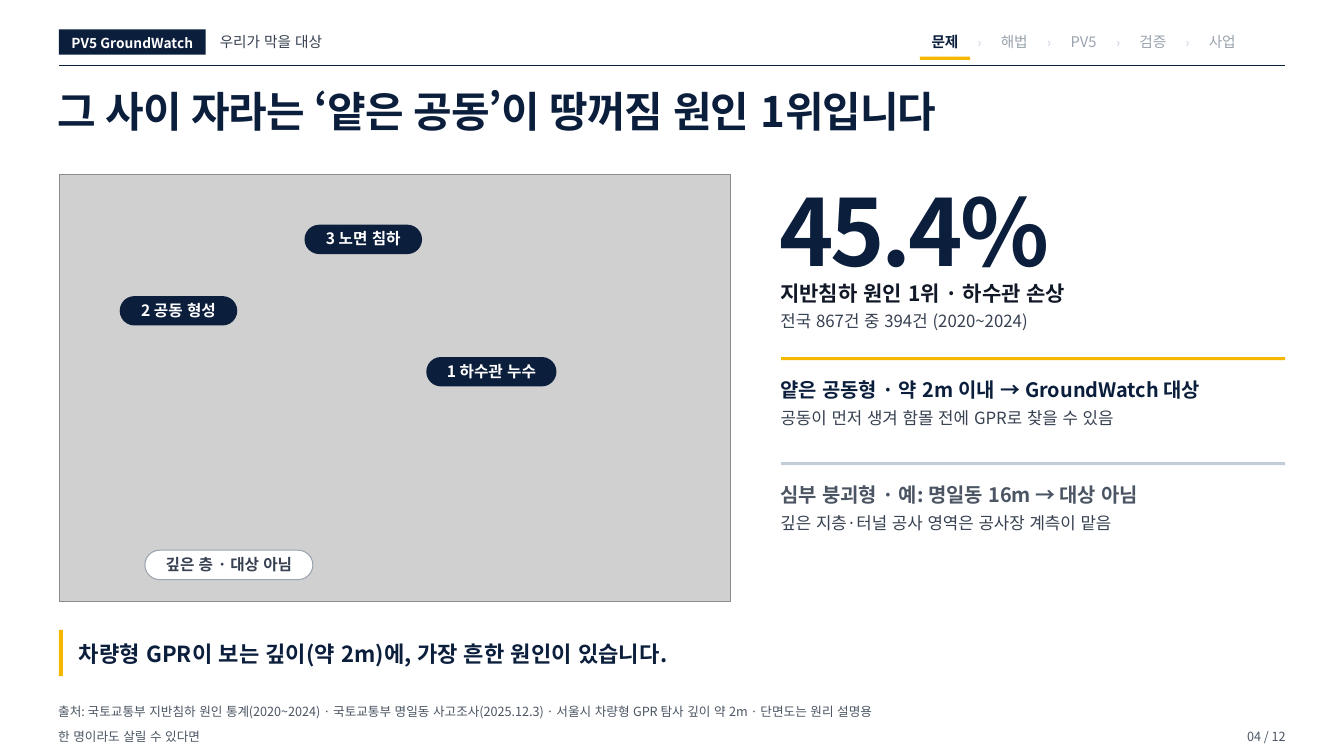
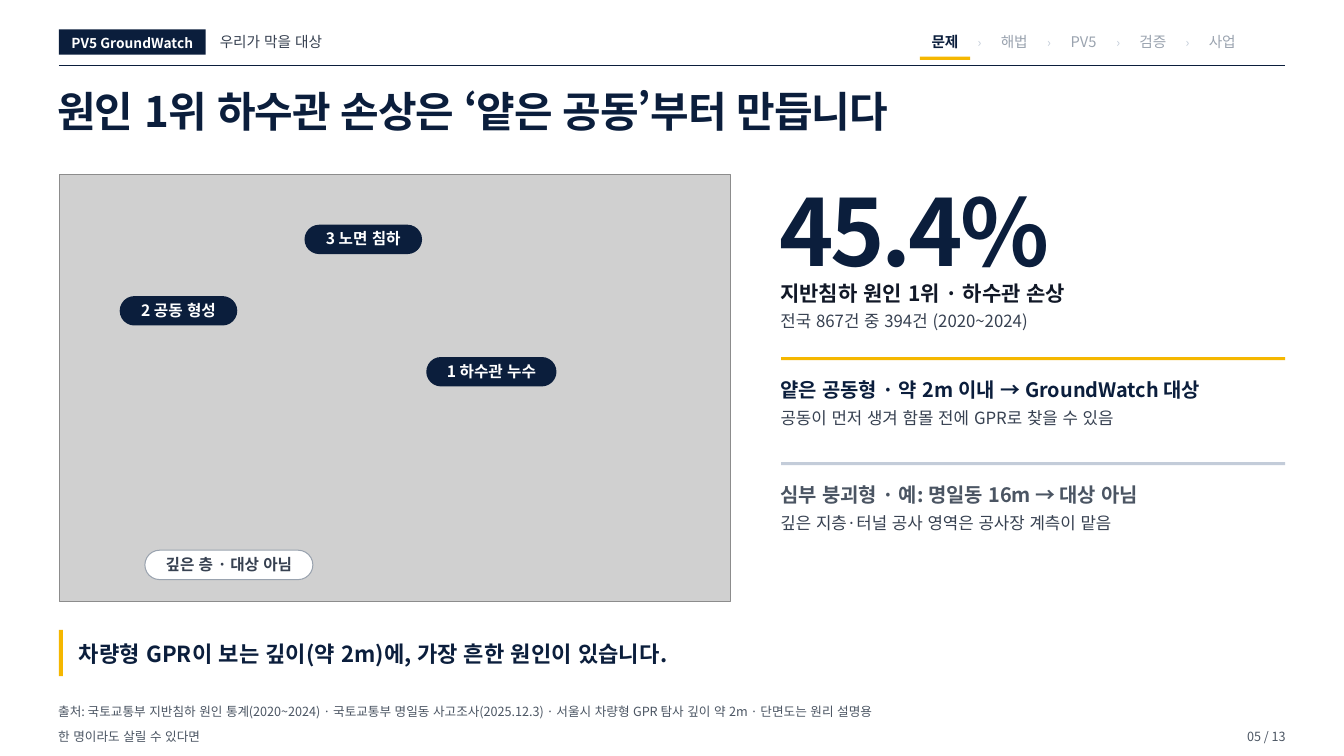
Before and after one commit to woojin-choe/pv5-hose-lab, a slide deck: slide 5 of ppt_all/PV5_GroundWatch_10_22.pptx (slide 4 before the commit). Drawn at 1344x756 pixels with LibreOffice and Linux fonts; fonts in the diff are those of the drawing; grey boxes stand for pictures. Boxes give left, top, right and bottom in pixels: in the first picture for what was removed or moved away, otherwise in the second. Text is boxed around its words. In the diff, an @@ line names an element or a change of style, - is before the commit and + after.

```diff
--- a/ppt_all/PV5_GroundWatch_10_22.pptx
+++ b/ppt_all/PV5_GroundWatch_10_22.pptx
@@ text at (57, 90, 888, 131): text changed @@
-그 사이 자라는 ‘얕은 공동’이 땅꺼짐 원인 1위입니다
+원인 1위 하수관 손상은 ‘얕은 공동’부터 만듭니다
@@ text at (1247, 731, 1286, 741): text changed @@
-04 / 12
+05 / 13
```
Also in this commit, not shown: 10 other slides changed, 1 slide added, 44 other files.
